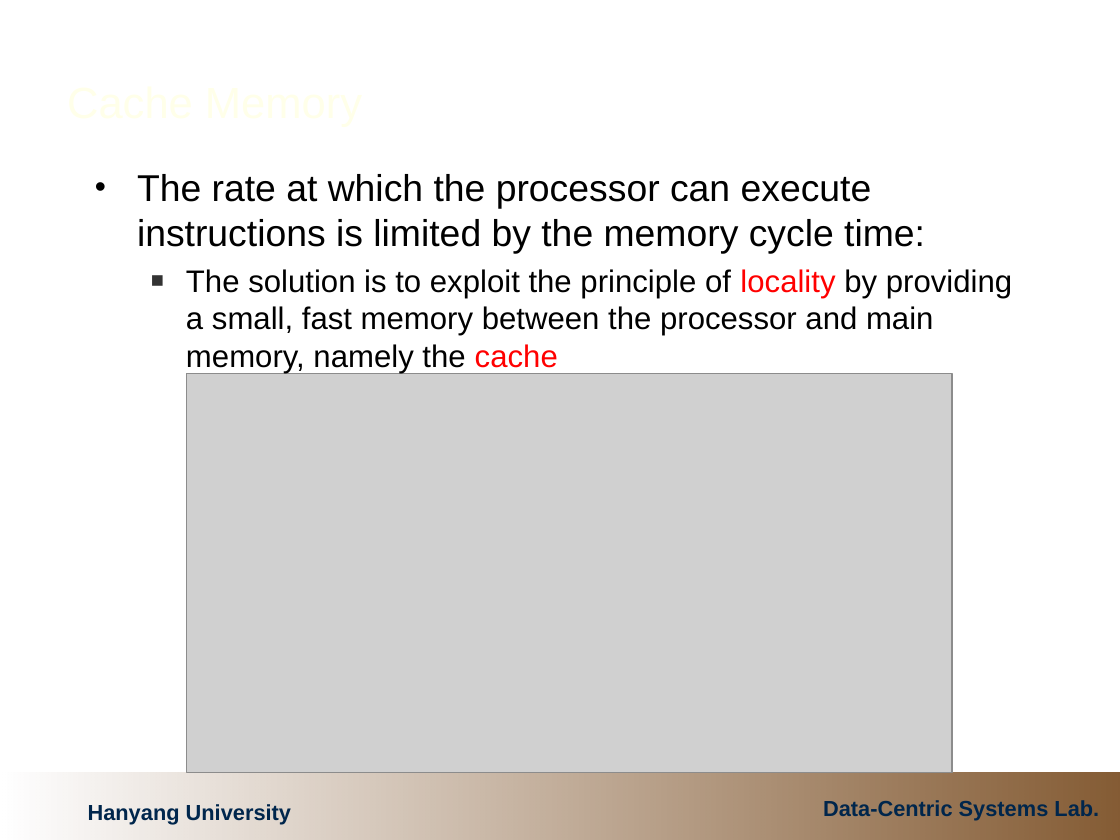
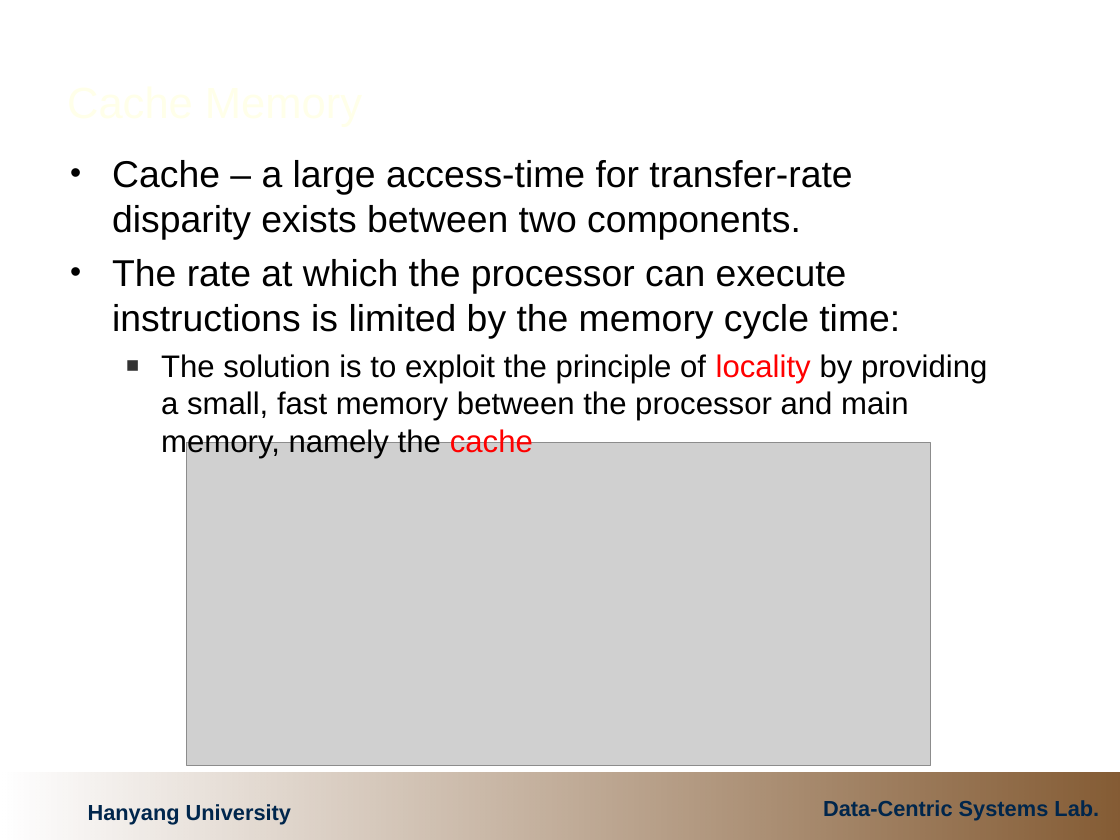
Before and after one commit to cocojk/major, a slide deck: slide 32 of os/이론/1.ComputerSystemOverview.ppt (slide 30 before the commit). Drawn at 1120x840 pixels with LibreOffice and Linux fonts; fonts in the diff are those of the drawing; grey boxes stand for pictures; background and template pictures are left out. Boxes give left, top, right and bottom in pixels: in the first picture for what was removed or moved away, otherwise in the second. Text is boxed around its words. In the diff, an @@ line names an element or a change of style, - is before the commit and + after.

```diff
--- a/os/이론/1.ComputerSystemOverview.ppt
+++ b/os/이론/1.ComputerSystemOverview.ppt
@@ text "Cache – a large access-time ...": place and size @@
-text "Cache – a large access-time ..." at (137, 174, 1012, 373)
+text "Cache – a large access-time ..." at (112, 160, 987, 458)
@@ text at (112, 160, 852, 239): paragraph added @@
+• Cache – a large access-time for transfer-rate disparity exists between two components.
@@ picture: place and size @@
-picture at (187, 373, 952, 772)
+picture at (187, 442, 931, 765)
```
Also in this commit, not shown: 2 other slides changed, 3 slides added, 1 other file.
